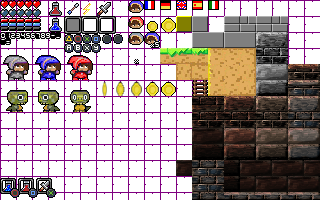
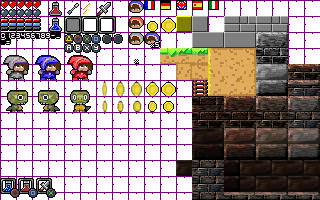
Comparing the layer stacks of the two 320×200 images. Changes:
painted on "Sprite-0001.png" over box(102, 100, 174, 112)
